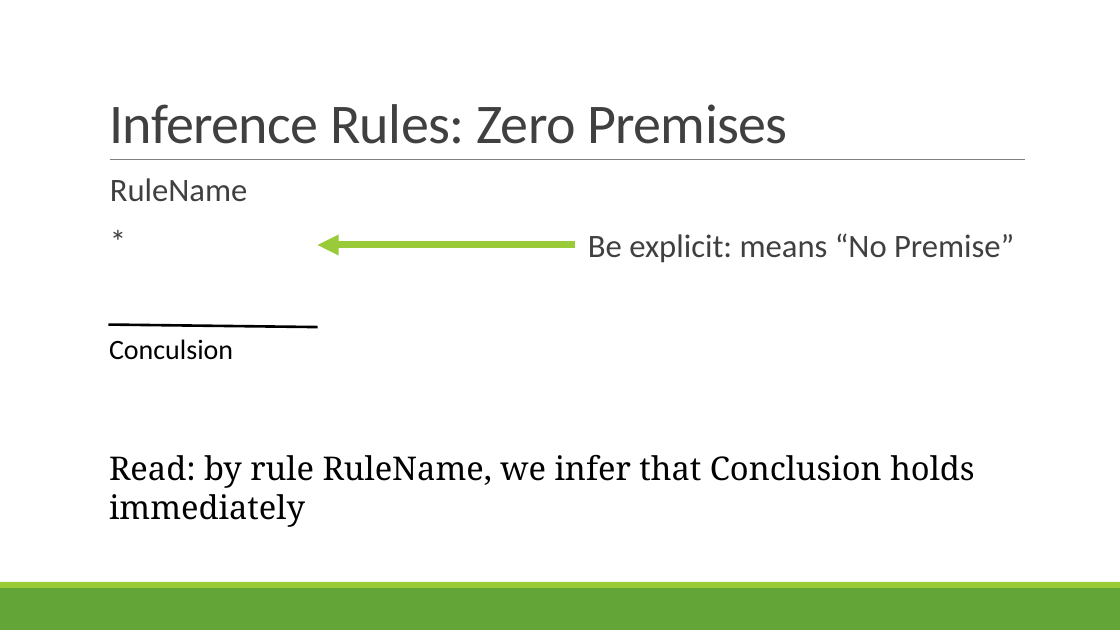
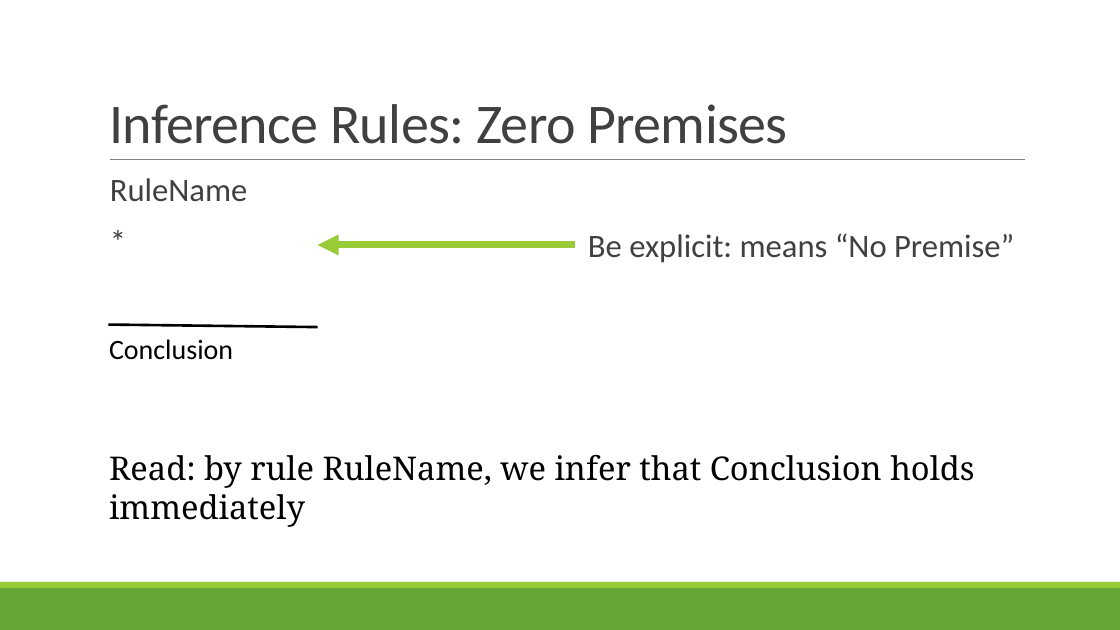
Before and after one commit to rbohrer/pl-course, a slide deck: slide 22 of LectureSlides/06OpSem.pptx. Drawn at 1120x630 pixels with LibreOffice and Linux fonts; fonts in the diff are those of the drawing. Boxes give left, top, right and bottom in pixels: in the first picture for what was removed or moved away, otherwise in the second. Text is boxed around its words. In the diff, an @@ line names an element or a change of style, - is before the commit and + after.

```diff
--- a/LectureSlides/06OpSem.pptx
+++ b/LectureSlides/06OpSem.pptx
@@ text at (x1=109, y1=339, x2=233, y2=360): text changed @@
-Conculsion
+Conclusion
```
Also in this commit, not shown: 5 other slides changed.
